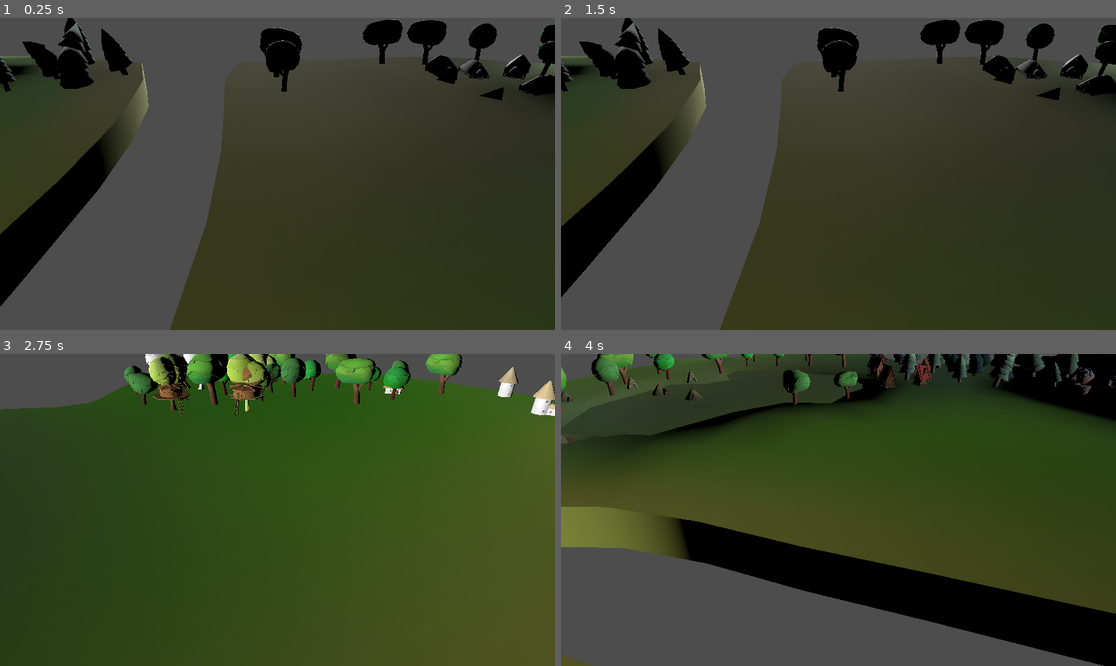
Above: before the commit, frames 1-4 (two rows, left to right).
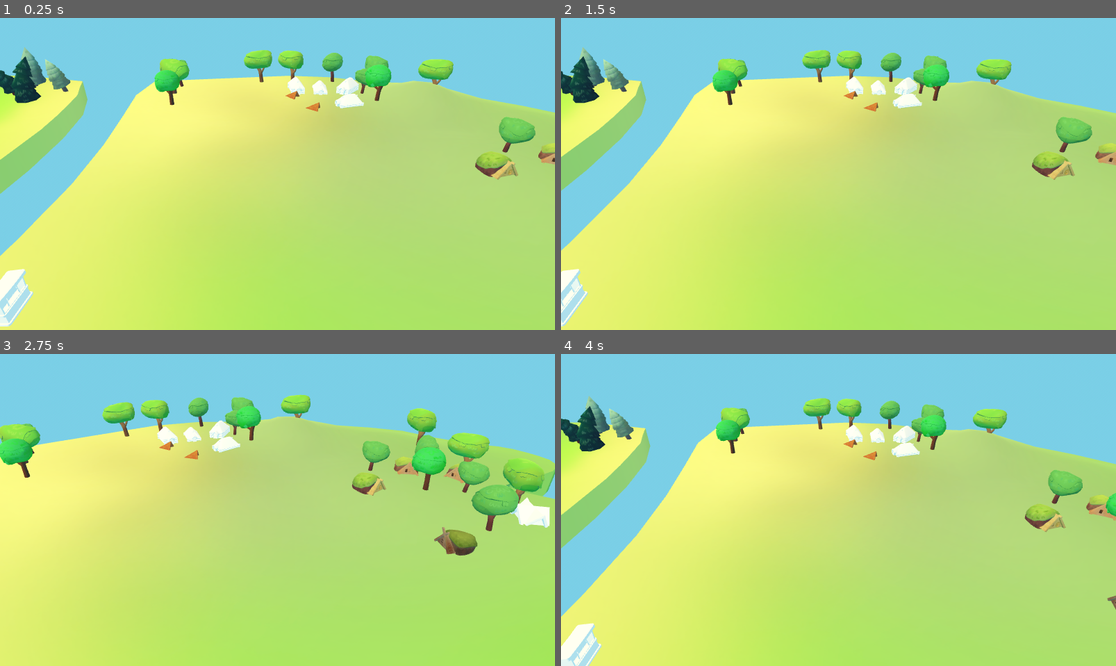
Above: after the commit, the same moments.

Repository: Baizard-13/Racoonomics
Game: Godot game, scene res://Location/location.tscn
Two runs of this game, one before a commit and one after it. Both use one fixed random seed, a clock stepped at 60 frames per second and the inputs below.
Inputs (mouse positions are in pixels of both pictures, inside the frame that each line leads up to):
- Up to frame 1 (0.25 s): no input
- Up to frame 2 (1.5 s): tap Enter at 0.5 s; move the mouse to (960, 158) at 0.52 s; tap A (a) at 0.6 s; tap D (d) at 0.8, 1.35 s; tap Space at 1.25 s; move the mouse to (727, 189) at 1.27 s
- Up to frame 3 (2.75 s): tap E (e) at 1.55, 2.1 s; tap Enter at 2 s; move the mouse to (333, 441) at 2.02 s; hold Mouse wheel down (mousecrollDown) from 2.03 s (still down)
- Up to frame 4 (4 s): tap Space at 2.75 s; move the mouse to (810, 572) at 2.77 s; release Mouse wheel down (mousecrollDown) at 2.78 s; tap Mouse wheel down (mousecrollDown) at 2.85 s; tap Q (q) at 3.05, 3.6 s; tap Enter at 3.5 s; move the mouse to (1005, 556) at 3.52 s; tap S (s) at 3.8 s

The runs differ from the first frame. In frame 1, 100% of the frame differs, in the area x 0-100%, y 0-100%; in frame 2, 100%; in frame 3, 100%; in frame 4, 100%.

Commit message:
create WorldGrid and GridRegion as well as some basic editor tools

Diff:
--- /dev/null
+++ b/Grid/scenes/grid_region.tscn
@@ -0,0 +1,113 @@
+[gd_scene format=3 uid="uid://bu4ik4j52immm"]
+
+[ext_resource type="Script" uid="uid://lb3bthdj0e38" path="res://Grid/scripts/grid_region.gd" id="1_wwy7w"]
+
+[sub_resource type="Shader" id="Shader_yr08g"]
+code = "shader_type spatial;
+render_mode unshaded, depth_test_inverted;
+
+uniform vec2 cell_size = vec2(1.0, 1.0);
+uniform vec3 world_offset;
+uniform float line_width = 1.5;
+uniform vec4 line_color : source_color = vec4(1.0, 1.0, 1.0, 0.9);
+uniform vec4 fill_color : source_color = vec4(0.3, 0.6, 1.0, 0.08);
+
+varying vec3 world_pos;
+
+void vertex() {
+	world_pos = (MODEL_MATRIX * vec4(VERTEX, 1.0)).xyz - world_offset;
+}
+
+void fragment() {
+	vec2 grid_uv = world_pos.xz / cell_size;
+	vec2 uv_deriv = fwidth(grid_uv);
+	vec2 grid_dist = abs(fract(grid_uv + 0.5) - 0.5);
+
+	vec2 line_aa = uv_deriv * 0.5;
+	vec2 line_alphas = 1.0 - smoothstep(uv_deriv * line_width * 0.5 - line_aa, uv_deriv * line_width * 0.5 + line_aa, grid_dist);
+	float on_line = max(line_alphas.x, line_alphas.y);
+
+	vec4 color = mix(fill_color, line_color * vec4(1.2), on_line);
+	color.a = mix(fill_color.a, line_color.a, on_line);
+
+	ALBEDO = color.rgb;
+	ALPHA = color.a;
+}
+"
+
+[sub_resource type="ShaderMaterial" id="ShaderMaterial_ailhr"]
+resource_local_to_scene = true
+render_priority = 2
+shader = SubResource("Shader_yr08g")
+shader_parameter/cell_size = Vector2(1, 1)
+shader_parameter/world_offset = Vector3(0, 0, 0)
+shader_parameter/line_width = 1.5
+shader_parameter/line_color = Color(0, 0.14799994, 0.37, 0.4627451)
+shader_parameter/fill_color = Color(1, 0, 0.6666665, 0)
+
+[sub_resource type="Shader" id="Shader_wwy7w"]
+code = "shader_type spatial;
+render_mode unshaded;
+
+uniform vec2 cell_size = vec2(1.0, 1.0);
+uniform vec3 world_offset;
+uniform float line_width = 1.5;
+uniform vec4 line_color : source_color = vec4(1.0, 1.0, 1.0, 0.9);
+uniform vec4 fill_color : source_color = vec4(0.3, 0.6, 1.0, 0.08);
+
+varying vec3 world_pos;
+
+void vertex() {
+	world_pos = (MODEL_MATRIX * vec4(VERTEX, 1.0)).xyz - world_offset;
+}
+
+void fragment() {
+	vec2 grid_uv = world_pos.xz / cell_size;
+	vec2 uv_deriv = fwidth(grid_uv);
+	vec2 grid_dist = abs(fract(grid_uv + 0.5) - 0.5);
+
+	vec2 line_aa = uv_deriv * 0.5;
+	vec2 line_alphas = 1.0 - smoothstep(uv_deriv * line_width * 0.5 - line_aa, uv_deriv * line_width * 0.5 + line_aa, grid_dist);
+	float on_line = max(line_alphas.x, line_alphas.y);
+
+	vec4 color = mix(fill_color, line_color * vec4(1.2), on_line);
+	color.a = mix(fill_color.a, line_color.a, on_line);
+
+	ALBEDO = color.rgb;
+	ALPHA = color.a;
+}
+"
+
+[sub_resource type="ShaderMaterial" id="ShaderMaterial_yr08g"]
+resource_local_to_scene = true
+render_priority = 1
+next_pass = SubResource("ShaderMaterial_ailhr")
+shader = SubResource("Shader_wwy7w")
+shader_parameter/cell_size = Vector2(1, 1)
+shader_parameter/world_offset = Vector3(0, 0, 0)
+shader_parameter/line_width = 1.5
+shader_parameter/line_color = Color(0.5166664, 0, 1, 0.9019608)
+shader_parameter/fill_color = Color(0.5166664, 0, 1, 0.03529412)
+
+[sub_resource type="BoxMesh" id="BoxMesh_wwy7w"]
+resource_local_to_scene = true
+size = Vector3(1, 2, 1)
+
+[node name="GridRegion" type="Node3D" unique_id=1793561490]
+script = ExtResource("1_wwy7w")
+
+[node name="EditorVisualizer" type="MeshInstance3D" parent="." unique_id=1284685888]
+material_override = SubResource("ShaderMaterial_yr08g")
+mesh = SubResource("BoxMesh_wwy7w")
+
+[node name="Label3D" type="Label3D" parent="EditorVisualizer" unique_id=1360791114]
+pixel_size = 0.0006
+billboard = 1
+double_sided = false
+no_depth_test = true
+fixed_size = true
+alpha_cut = 1
+alpha_scissor_threshold = 0.2
+modulate = Color(0.5176471, 0, 1, 1)
+text = "GridRegion"
+outline_size = 0
--- /dev/null
+++ b/Grid/scenes/world_grid.tscn
@@ -0,0 +1,8 @@
+[gd_scene format=3 uid="uid://bq55y3n2nyd0"]
+
+[ext_resource type="Script" uid="uid://c07fordd86c4r" path="res://Grid/scripts/world_grid.gd" id="1_xqrfh"]
+
+[node name="WorldGrid" type="Node3D" unique_id=1294225932]
+script = ExtResource("1_xqrfh")
+
+[node name="Buildings" type="Node3D" parent="." unique_id=1244849229]
--- /dev/null
+++ b/Grid/scripts/grid_region.gd
@@ -0,0 +1,69 @@
+@tool
+class_name GridRegion
+extends Node3D
+
+## gridspace top-left
+@export var origin : Vector2i
+@export var size := Vector2i.ONE:
+	set(value):
+		size = value
+		_editor_update_visualization()
+
+@export_tool_button("Snap region to WorldGrid", 'SnapGrid') var snap_button = _editor_snap_self_to_grid
+
+@onready var editor_visualizer: MeshInstance3D = $EditorVisualizer
+@onready var editor_region_name: Label3D = $EditorVisualizer/Label3D
+
+func contains(cell: Vector2i) -> bool:
+	return cell.x >= origin.x and cell.x < origin.x + size.x and cell.y >= origin.y and cell.y < origin.y + size.y
+
+func _ready() -> void:
+	if !Engine.is_editor_hint():
+		editor_visualizer.queue_free()
+		set_process(false)
+
+func _editor_snap_self_to_grid():
+	var grid = get_parent()
+	if grid == null or !(grid is WorldGrid):
+		return
+
+	var cell_size : Vector2 = grid.cell_size
+
+	var top_left_world = global_position - Vector3(size.x * cell_size.x, 0, size.y * cell_size.y) * 0.5
+	top_left_world.x = round(top_left_world.x / cell_size.x) * cell_size.x
+	top_left_world.z = round(top_left_world.z / cell_size.y) * cell_size.y
+	position = top_left_world + Vector3(size.x * cell_size.x, 0, size.y * cell_size.y) * 0.5
+
+	origin = Vector2i(round(position.x / cell_size.x) - size.x / 2, round(position.z / cell_size.y) - size.y / 2)
+
+	_editor_update_visualization()
+
+func _editor_update_visualization():
+	if !editor_visualizer:
+		return
+
+	var grid = get_parent()
+	if grid == null or !(grid is WorldGrid):
+		return
+
+	var cell_size : Vector2 = grid.cell_size
+	editor_visualizer.mesh.size = Vector3(size.x * cell_size.x, 2.0, size.y * cell_size.y)
+	editor_visualizer.material_override.set_shader_parameter("cell_size", Vector2(cell_size.x, cell_size.y))
+	editor_visualizer.material_override.set_shader_parameter("world_offset", grid.global_position)
+	editor_visualizer.material_override.next_pass.set_shader_parameter("cell_size", Vector2(cell_size.x, cell_size.y)) # sorry
+	editor_visualizer.material_override.next_pass.set_shader_parameter("world_offset", grid.global_position)
+	editor_region_name.text = "%s (%dx%d)" % [name, size.x, size.y]
+
+func _process(delta: float) -> void:
+	_editor_update_visualization()
+
+func _get_configuration_warnings() -> PackedStringArray:
+	var warnings = PackedStringArray()
+
+	if size.x <= 0 || size.y <= 0:
+		warnings.append("Region size must be greater than zero")
+
+	if get_parent() == null or !(get_parent() is WorldGrid):
+		warnings.append("GridRegion must be a child of a WorldGrid")
+
+	return warnings
--- /dev/null
+++ b/Grid/scripts/world_grid.gd
@@ -0,0 +1,4 @@
+class_name WorldGrid
+extends Node3D
+
+@export var cell_size := Vector2.ONE
--- a/Location/cameralogic.gd
+++ b/Location/cameralogic.gd
@@ -1,17 +1,28 @@
 extends CharacterBody3D
-var speedmulti = 1
-const SPEED = 25.0
 
+@export var speedmultiplier = 1.0 ## Множитель скорости
+@export var speed = 25.0 ## Скорость
+@export var mi_max_scale: Vector2 = Vector2(2, 30) ## Мин/макс высота камеры
+@export var zoom_step: float = 5 # Сделал чуть больше, чтобы зум чувствовался
 
 func _physics_process(_delta: float) -> void:
+	var rot = Input.get_axis("e", "q")
+	rotation.y += 0.05 * rot
+
 	if Input.is_action_pressed("shift"):
-		speedmulti = 2
+		speedmultiplier = 2.0
 	else :
-		speedmulti = 1
-	var input_dir = Input.get_vector("a","d","w","s") * SPEED * speedmulti
-	velocity = Vector3(input_dir.x, 0, input_dir.y)
+		speedmultiplier = 1.0
+
+	var input_dir = Input.get_vector("a", "d", "w", "s") * speed * speedmultiplier
+	var move_dir = Vector3(input_dir.x, 0, input_dir.y)
+
+	velocity = move_dir.rotated(Vector3.UP, rotation.y)
+
 	move_and_slide()
-	if Input.is_action_just_pressed("q"):
-		$Camera3D.rotation.y += 90
-	if Input.is_action_just_pressed("e"):
-		$Camera3D.rotation.y += 90
+
+func _input(event: InputEvent) -> void:
+	if event.is_action_pressed("mousecrollDown"):
+		$Camera3D.position.y = clamp($Camera3D.position.y + zoom_step, mi_max_scale.x, mi_max_scale.y)
+	if event.is_action_pressed("mousescrollUP"):
+		$Camera3D.position.y = clamp($Camera3D.position.y - zoom_step, mi_max_scale.x, mi_max_scale.y)
--- a/Location/location.tscn
+++ b/Location/location.tscn
@@ -1,17 +1,61 @@
 [gd_scene format=3 uid="uid://b8tnuk3jmf5gt"]
 
 [ext_resource type="PackedScene" uid="uid://birm65xx2g784" path="res://Game/Main_Lock.tscn" id="1_vju3g"]
+[ext_resource type="PackedScene" uid="uid://bu4ik4j52immm" path="res://Grid/scenes/grid_region.tscn" id="2_34a2q"]
 [ext_resource type="Script" uid="uid://b88krc8w61x6i" path="res://Location/cameralogic.gd" id="2_u6sc3"]
+[ext_resource type="PackedScene" uid="uid://bq55y3n2nyd0" path="res://Grid/scenes/world_grid.tscn" id="3_tnktr"]
+
+[sub_resource type="ProceduralSkyMaterial" id="ProceduralSkyMaterial_u6sc3"]
+ground_bottom_color = Color(0.37301219, 0.68417555, 0.812935, 1)
+ground_horizon_color = Color(0.37301219, 0.68417555, 0.812935, 1)
+
+[sub_resource type="Sky" id="Sky_tnktr"]
+sky_material = SubResource("ProceduralSkyMaterial_u6sc3")
+
+[sub_resource type="Environment" id="Environment_34a2q"]
+background_mode = 2
+sky = SubResource("Sky_tnktr")
+tonemap_mode = 2
 
 [sub_resource type="SphereShape3D" id="SphereShape3D_vju3g"]
 radius = 3.288
 
+[sub_resource type="BoxShape3D" id="BoxShape3D_u6sc3"]
+size = Vector3(596.9275, 316.57446, 1)
+
 [node name="Location" type="Node3D" unique_id=668207517]
+
+[node name="WorldGrid" parent="." unique_id=1294225932 instance=ExtResource("3_tnktr")]
+transform = Transform3D(1, 0, 0, 0, 1, 0, 0, 0, 1, -4.4246826, 0, 0)
+cell_size = Vector2(10, 10)
+
+[node name="GridRegion" parent="WorldGrid" unique_id=1793561490 instance=ExtResource("2_34a2q")]
+transform = Transform3D(1, 0, 0, 0, 1, 0, 0, 0, 1, -95, 0, -5)
+origin = Vector2i(-18, -13)
+size = Vector2i(17, 25)
+
+[node name="GridRegion4" parent="WorldGrid" unique_id=1440203446 instance=ExtResource("2_34a2q")]
+transform = Transform3D(1, 0, 0, 0, 1, 0, 0, 0, 1, 125, 0, -5)
+origin = Vector2i(5, -13)
+size = Vector2i(17, 25)
+
+[node name="GridRegion2" parent="WorldGrid" unique_id=1926414541 instance=ExtResource("2_34a2q")]
+transform = Transform3D(1, 0, 0, 0, 1, 0, 0, 0, 1, -105, 0, -155)
+origin = Vector2i(-13, -18)
+size = Vector2i(5, 5)
+
+[node name="GridRegion3" parent="WorldGrid" unique_id=1027696517 instance=ExtResource("2_34a2q")]
+transform = Transform3D(1, 0, 0, 0, 1, 0, 0, 0, 1, -205, 0, 55)
+origin = Vector2i(-23, 4)
+size = Vector2i(5, 5)
+
+[node name="WorldEnvironment" type="WorldEnvironment" parent="." unique_id=595020413]
+environment = SubResource("Environment_34a2q")
 
 [node name="Environment" parent="." unique_id=1531277812 instance=ExtResource("1_vju3g")]
 
 [node name="CharacterBody3D" type="CharacterBody3D" parent="." unique_id=1858140852]
-transform = Transform3D(1, 0, 0, 0, 1, 0, 0, 0, 1, 49.295956, 60.80642, -0.37407875)
+transform = Transform3D(1, 0, 0, 0, 1, 0, 0, 0, 1, 113.10631, 55.47648, 22.76151)
 script = ExtResource("2_u6sc3")
 
 [node name="CollisionShape3D" type="CollisionShape3D" parent="CharacterBody3D" unique_id=271896591]
@@ -19,10 +63,42 @@
 shape = SubResource("SphereShape3D_vju3g")
 
 [node name="Camera3D" type="Camera3D" parent="CharacterBody3D" unique_id=853344049]
-transform = Transform3D(1, 0, 0, 0, 0.8594065, 0.511293, 0, -0.511293, 0.8594065, 0, -11.15921, 0)
+transform = Transform3D(1, 0, 0, 0, 0.8594065, 0.511293, 0, -0.511293, 0.8594065, 0, 21.661226, 35.662178)
 current = true
 fov = 45.0
 size = 100.0
 
 [node name="DirectionalLight3D" type="DirectionalLight3D" parent="." unique_id=1060950206]
-transform = Transform3D(1, 0, 0, 0, -0.99843097, 0.05599591, 0, -0.05599591, -0.99843097, 0, 0, 0)
+transform = Transform3D(-0.5591928, -0.66122705, -0.5000821, 0, -0.6032079, 0.7975839, -0.82903767, 0.44600314, 0.3373095, 0, 0, 0)
+light_color = Color(0.99215686, 0.9647059, 0.6117647, 1)
+light_specular = 0.0
+
+[node name="borders" type="Node3D" parent="." unique_id=1220244462]
+
+[node name="walls" type="StaticBody3D" parent="borders" unique_id=856842441]
+transform = Transform3D(1, 0, 0, 0, 1, 0, 0, 0, 1, 0, 0, -200.12842)
+
+[node name="CollisionShape3D" type="CollisionShape3D" parent="borders/walls" unique_id=401334796]
+shape = SubResource("BoxShape3D_u6sc3")
+debug_color = Color(0.9729523, 0, 0.44077253, 0.41960785)
+
+[node name="walls2" type="StaticBody3D" parent="borders" unique_id=1017103905]
+transform = Transform3D(1, 0, 0, 0, 1, 0, 0, 0, 1, 0, 0, 192.5816)
+
+[node name="CollisionShape3D" type="CollisionShape3D" parent="borders/walls2" unique_id=294652517]
+shape = SubResource("BoxShape3D_u6sc3")
+debug_color = Color(0.9729523, 0, 0.44077253, 0.41960785)
+
+[node name="walls3" type="StaticBody3D" parent="borders" unique_id=171861434]
+transform = Transform3D(-4.371139e-08, 0, -1, 0, 1, 0, 1, 0, -4.371139e-08, 22.512878, 0, -2.9671478)
+
+[node name="CollisionShape3D" type="CollisionShape3D" parent="borders/walls3" unique_id=86392846]
+shape = SubResource("BoxShape3D_u6sc3")
+debug_color = Color(0.9729523, 0, 0.44077253, 0.41960785)
+
+[node name="walls4" type="StaticBody3D" parent="borders" unique_id=630387140]
+transform = Transform3D(-4.371139e-08, 0, -1, 0, 1, 0, 1, 0, -4.371139e-08, 236.05988, 0, -30.90267)
+
+[node name="CollisionShape3D" type="CollisionShape3D" parent="borders/walls4" unique_id=1993239243]
+shape = SubResource("BoxShape3D_u6sc3")
+debug_color = Color(0.9729523, 0, 0.44077253, 0.41960785)
--- a/project.godot
+++ b/project.godot
@@ -10,9 +10,18 @@
 
 [application]
 
-config/name="C:\\Users\\-\\Documents\\Godot"
+config/name="Racoonomics"
+config/tags=PackedStringArray("helping_out")
 run/main_scene="uid://b8tnuk3jmf5gt"
 config/features=PackedStringArray("4.6", "Forward Plus")
+
+[display]
+
+window/vsync/vsync_mode=3
+
+[dotnet]
+
+project/assembly_name="Racoonomics"
 
 [input]
 
@@ -68,8 +77,13 @@
 
 [physics]
 
+common/physics_jitter_fix=0.0
 3d/physics_engine="Jolt Physics"
+common/physics_interpolation=true
 
 [rendering]
 
 rendering_device/driver.windows="d3d12"
+anti_aliasing/quality/msaa_3d=1
+anti_aliasing/quality/use_debanding=true
+anti_aliasing/quality/screen_space_aa=2
Not shown, added: Grid/scripts/grid_region.gd.uid
Not shown, added: Grid/scripts/world_grid.gd.uid
